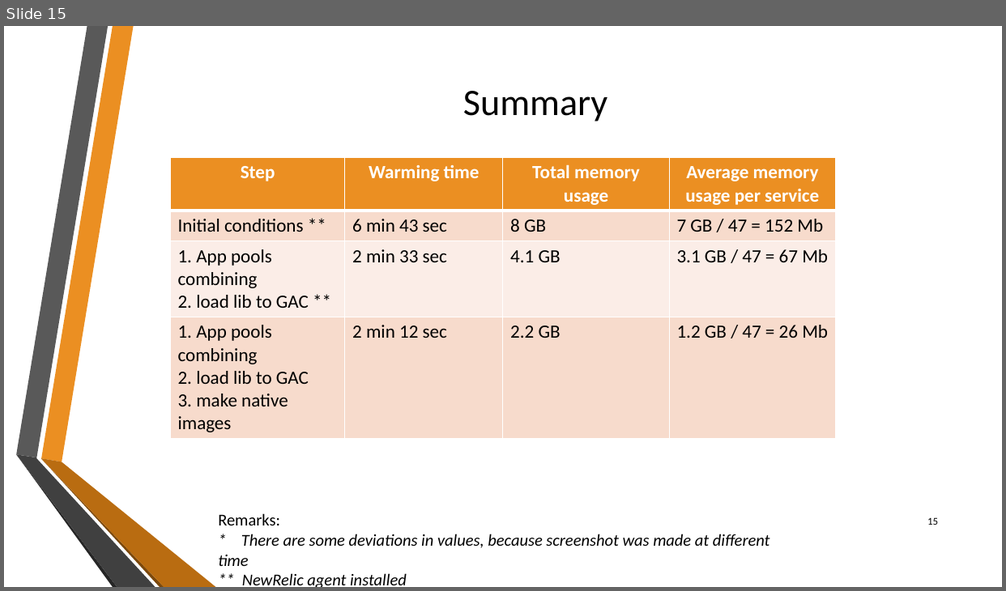
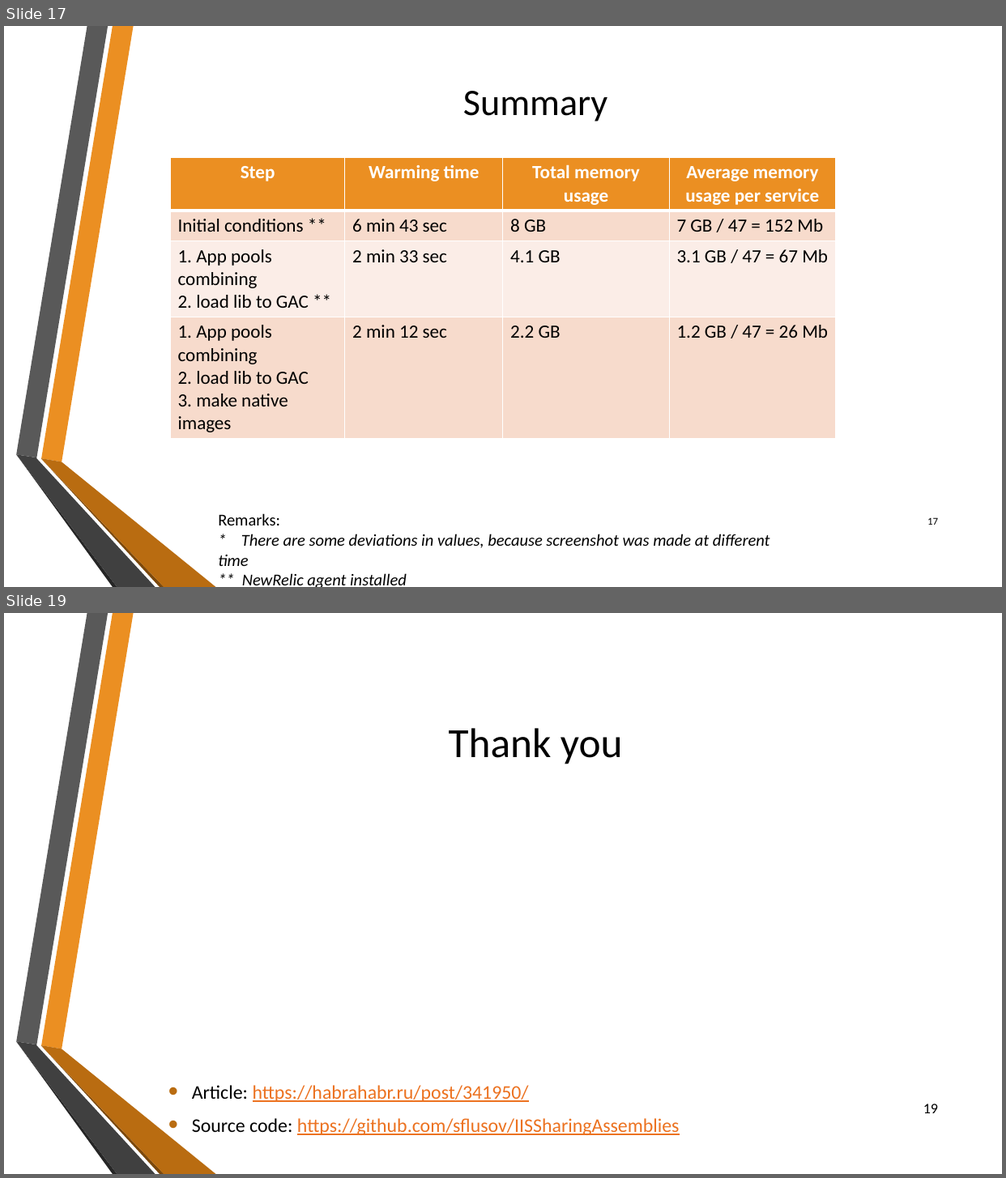
Before and after one commit to sflusov/IISSharingAssemblies, a slide deck: presentation/Sharing common assemblies.pptx. Shown one above the other, each under a label of ours: slide 15 before the commit, slides 17 and 19 after it; the slides between them are not shown. The pictures are 1006x591 and 1006x1178 pixels, drawn with LibreOffice and Linux fonts; fonts in the diff are those of the drawing; background and template pictures are left out. Boxes give left, top, right and bottom in pixels: in the first picture for what was removed or moved away, otherwise in the second. Text is boxed around its words. In the diff, an @@ line names an element or a change of style, - is before the commit and + after.

```diff
--- a/presentation/Sharing common assemblies.pptx
+++ b/presentation/Sharing common assemblies.pptx
@@ slide 19 added at [4,613,1002,1174], background picture (left out); not listed: 6 template elements that a slide beside it also shows @@
@@ title added at [449,728,623,764], 40 pt, text #000000 @@
+Thank you
@@ text added at [192,1085,680,1135], 18.6 pt, text #EC7220, underline @@
+• Article: https://habrahabr.ru/post/341950/
+• Source code: https://github.com/sflusov/IISSharingAssemblies
@@ page number added at [923,1104,938,1114], 14 pt, text #000000 @@
+19
@@ what was slide 15 is now slide 17 @@
@@ page number at [927,518,938,525]: text changed @@
-15
+17
```
Also in this commit, not shown: 12 slides changed, 2 other slides added.
